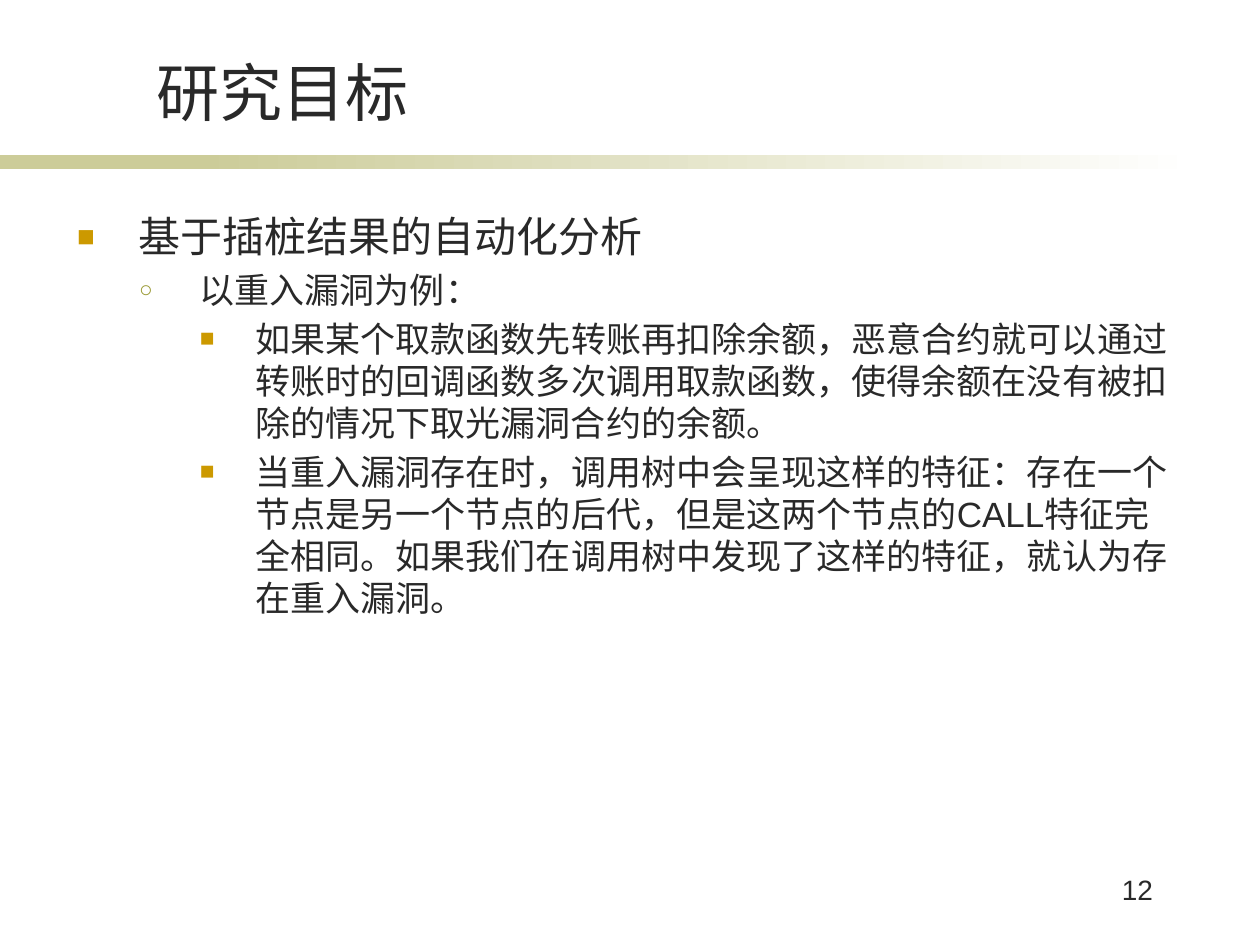
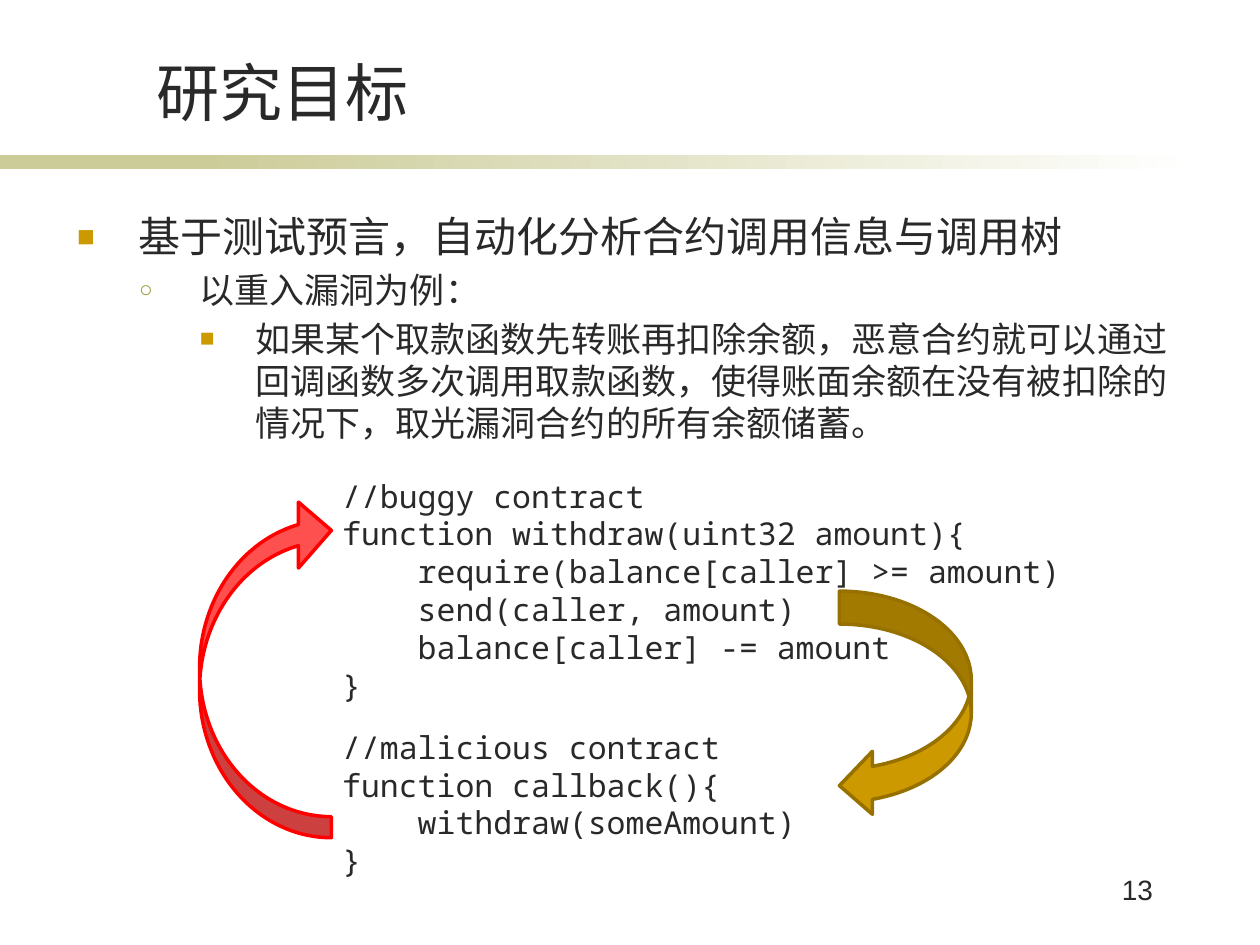
Before and after one commit to Chirachiino/ChainHacker, a slide deck: slide 13 of pre.pptx (slide 12 before the commit). Drawn at 1260x945 pixels with LibreOffice and Linux fonts; fonts in the diff are those of the drawing; background and template pictures are left out. Boxes give left, top, right and bottom in pixels: in the first picture for what was removed or moved away, otherwise in the second. Text is boxed around its words. In the diff, an @@ line names an element or a change of style, - is before the commit and + after.

```diff
--- a/pre.pptx
+++ b/pre.pptx
@@ text at bbox=[139, 216, 1063, 257]: text changed @@
-■ 基于插桩结果的自动化分析
+■ 基于测试预言，自动化分析合约调用信息与调用树
@@ text at bbox=[255, 322, 1167, 440]: text changed @@
-    ■ 如果某个取款函数先转账再扣除余额，恶意合约就可以通过转账时的回调函数多次调用取款函数，使得余额在没有被扣除的情况下取光漏洞合约的余额。
-    ■ 当重入漏洞存在时，调用树中会呈现这样的特征：存在一个节点是另一个节点的后代，但是这两个节点的CALL特征完全相同。如果我们在调用树中发现了这样的特征，就认为存在重入漏洞。
+    ■ 如果某个取款函数先转账再扣除余额，恶意合约就可以通过回调函数多次调用取款函数，使得账面余额在没有被扣除的情况下，取光漏洞合约的所有余额储蓄。
@@ curved left arrow added at bbox=[199, 498, 331, 838], fill #FF5050, outline #FF0000 2 pt @@
@@ text added at bbox=[342, 484, 1060, 664], 18 pt, text #292929 @@
+//buggy contract
+function withdraw(uint32 amount){
+require(balance[caller] >= amount)
+send(caller, amount)
+balance[caller] -= amount
+}
@@ curved left arrow added at bbox=[839, 591, 971, 816], fill #CC9900, outline #977100 2 pt @@
@@ text added at bbox=[342, 735, 796, 839], 18 pt, text #292929 @@
+//malicious contract
+function callback(){
+withdraw(someAmount)
+}
@@ page number at bbox=[1122, 880, 1153, 901]: text changed @@
-12
+13
```
Also in this commit, not shown: 11 other slides changed, 17 slides added, 2 slides removed, 9 other files.
